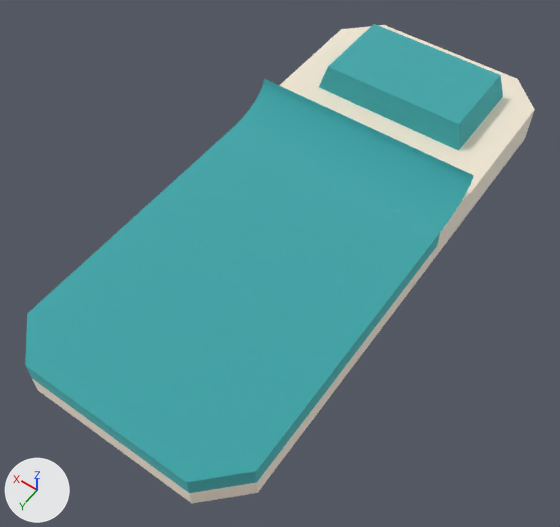
An edit to the glTF model packs/nature-kit/bed-floor.glb, drawn before and after from the same camera.
Before and after are seen from a 50 mm camera at (-0.358, 0.566, 0.728) aimed at (-0.005, 0.071, -0.049). Every picture has the same lights, and +X, +Y and +Z are marked at lower left. The older version comes first. Where no turn or scale is listed for an object, it has been applied to the vertices.

The older version as bpy lines, for what is in view:
```python
mat_leafsdark = principled_material('leafsDark')
mat_leafsdark.base_color = (0.169, 0.651, 0.667)  # cyan #72d3d5
mat_leafsdark.metallic = 1.0
mat_leafsdark.roughness = 1.0
me_mesh_bed_floor = bpy.data.meshes.new('Mesh bed_floor')
me_mesh_bed_floor.from_pydata(...)  # 64 vertices, 100 faces; spans x -0.16..0.16, y -0.37..0.377, z 0.0..0.092
# faces by material slot: [38, 48, 14]
me_mesh_bed_floor.materials.append(mat_woodbirch)  # white #fff9f0
me_mesh_bed_floor.materials.append(mat_leafsdark)  # cyan #72d3d5
me_mesh_bed_floor.materials.append(mat_defaultmat)  # white #ffffff
ob_bed_floor = bpy.data.objects.new('bed_floor', me_mesh_bed_floor)
ob_bed_floor.location = (0.0, 0.0, -0.05)
```
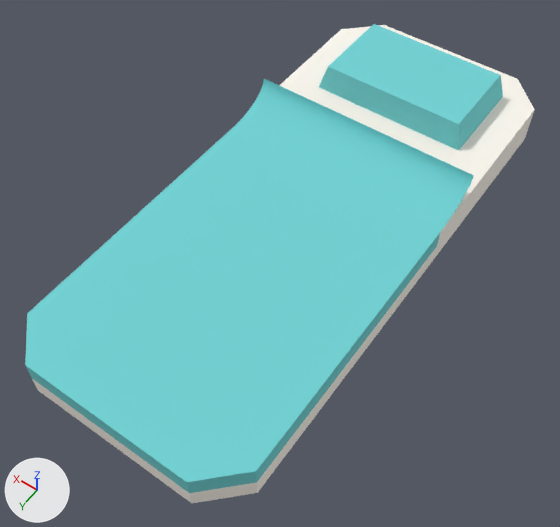
What the commit changed:
In material 'leafsDark' (mat_leafsdark), metallic goes from 1.0 to 0.0.
Object 'tmpParent' (ob_tmpparent) is deleted.

Changed parts and their boxes [x1, y1, x2, y2] in the pictures (560 x 527 px):
'bed_floor', surface changed (lighter)
    both: [25, 24, 535, 503]
